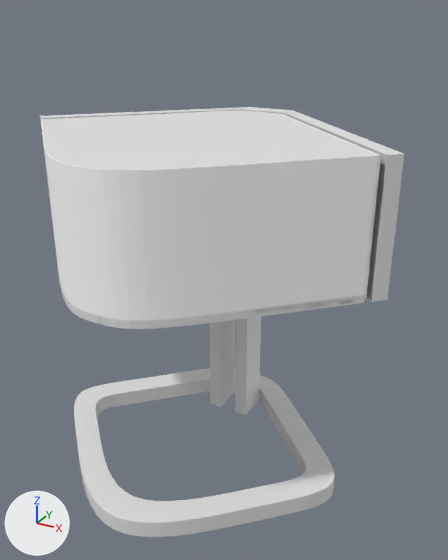
Before and after pictures for a commit that changed the glTF model glb/rhombi-tafel.glb.
Before and after are seen from a camera (50 mm lens) standing at (0.241, -0.523, 0.088) and looking at (0.015, -0.112, -0.118). Every picture has the same lights, and +X, +Y and +Z are marked at lower left. The picture after the commit comes second. Where no turn or scale is listed for an object, it has been applied to the vertices. Vertices at exactly the same position are counted once.

In view in the first picture: 'kader_a', 'kader_l', 'kader_r', 'kap', 'voet_t'.
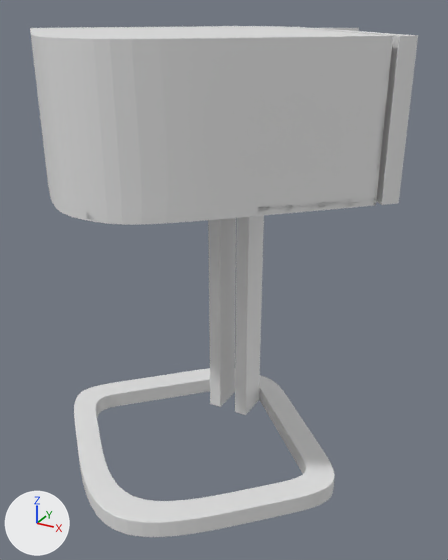
What changed in the scene script:
```text
Change me_kap:
    where me_kap.from_pydata(...)  # 10759 vertices, 24355 faces; spans x -0.142..0.141, y -0.253..-0.02, z -0.028..0.073
    used by ob_kap; location = (0.0, 0.0, -0.0689)
    me_kap part 1: 3881 faces spanning x -0.142..0.141, y -0.253..-0.02, z -0.028..0.073 switch from mat_material2_001 (white #ffffff) to no material
Add me_cube_007:
    me_cube_007.from_pydata(...)  # 303 vertices, 602 faces; spans x -0.0666..0.0666, y -0.0388..0.0073, z -0.001..0.1
Change ob_kap:
    ob_kap.location: (0.0, 0.0, -0.0689) -> (0.0, 0.0, 0.0)
Change ob_kader_a:
    ob_kader_a.location: (0.0003, 0.0245, -0.0957) -> (0.0003, 0.0245, -0.0268)
Change ob_kader_l:
    ob_kader_l.location: (0.0003, 0.0245, -0.0957) -> (0.0003, 0.0245, -0.0268)
Add ob_voet_a:
    ob_voet_a = bpy.data.objects.new('voet_a', me_cube_007)
    ob_voet_a.location = (0.0002, 0.0246, -0.0278)
```

Location of each change, (x1, y1, x2, y2) in pixels of the pictures (448 x 560 px):
'kap', surface changed, moved: before (41, 110, 381, 329); after (30, 27, 393, 225)
'kader_r', moved: before (286, 112, 404, 302); after (289, 27, 418, 205)
'kader_l', moved (mostly hidden afterwards): before (40, 108, 242, 119); after (71, 26, 242, 28)
'kader_a', moved (mostly hidden): before (238, 107, 298, 115); after (242, 26, 289, 28)
'voet_a', added (mostly hidden): after (321, 28, 359, 31)
part 1 of me_kap, recoloured: before (47, 110, 379, 320); after (31, 27, 390, 215)
